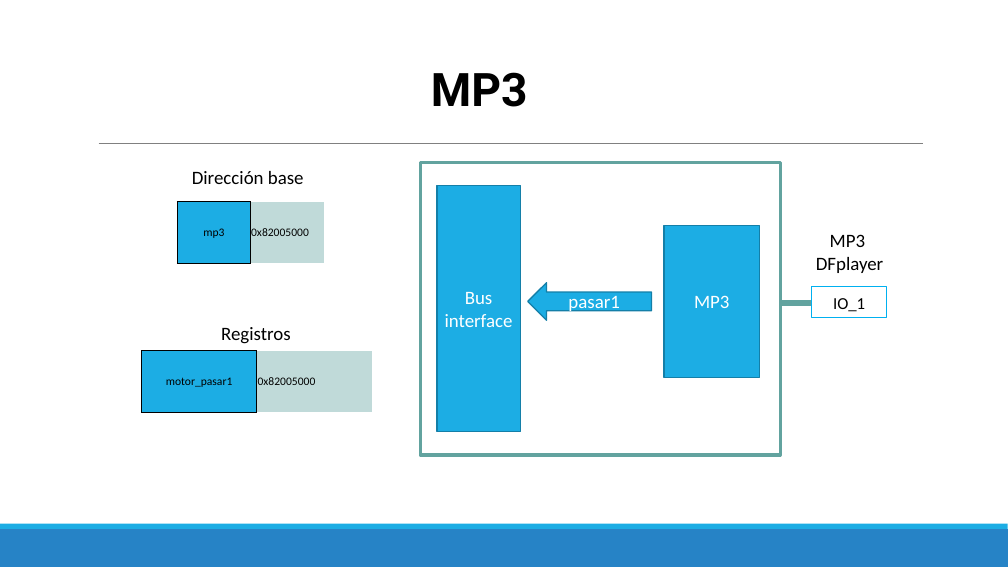
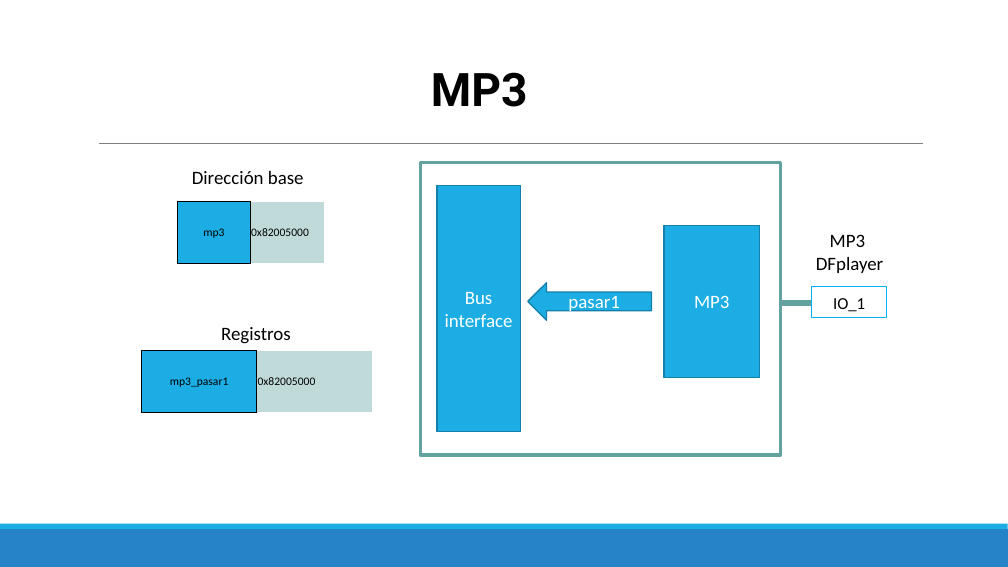
Before and after one commit to unal-edigital2-labs/2021-1-w07_entrega-_final-grupo12, a slide deck: slide 9 of Presentación_Final/Presentacion_proyecto_final.pptx. Drawn at 1008x567 pixels with LibreOffice and Linux fonts; fonts in the diff are those of the drawing. Boxes give left, top, right and bottom in pixels: in the first picture for what was removed or moved away, otherwise in the second. Text is boxed around its words. In the diff, an @@ line names an element or a change of style, - is before the commit and + after.

```diff
--- a/Presentación_Final/Presentacion_proyecto_final.pptx
+++ b/Presentación_Final/Presentacion_proyecto_final.pptx
@@ table at <box>141,351,371,413</box> @@
-row 1, column 1: motor_pasar1
+row 1, column 1: mp3_pasar1
```
